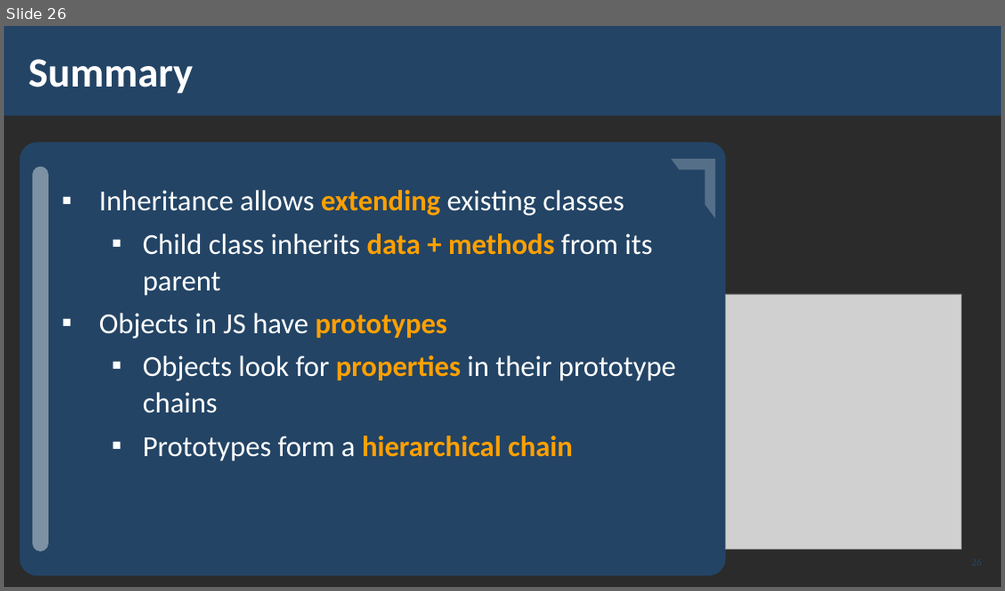
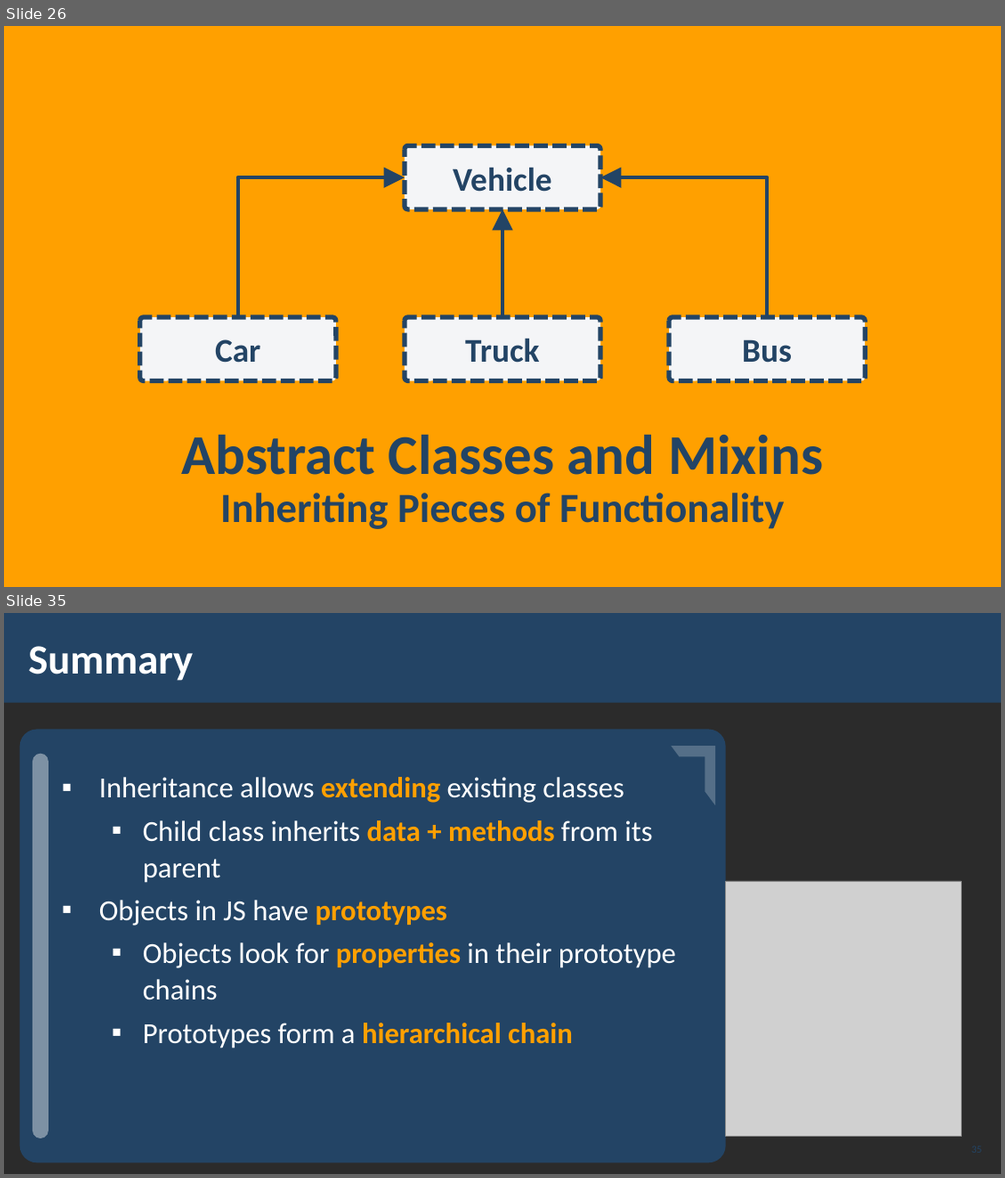
Before and after one commit to pirocorp/JS-Advanced, a slide deck: 06. PROTOTYPES AND INHERITANCE/06. JS-Advanced-Prototypes-and-Inheritance.pptx. Shown one above the other, each under a label of ours: slide 26 before the commit, slides 26 and 35 after it; the slides between them are not shown. The pictures are 1005x591 and 1005x1178 pixels, drawn with LibreOffice and Linux fonts; fonts in the diff are those of the drawing; grey boxes stand for pictures; background and template pictures are left out; a plain dark background stands for a picture behind light text. Boxes give left, top, right and bottom in pixels: in the first picture for what was removed or moved away, otherwise in the second. Text is boxed around its words. In the diff, an @@ line names an element or a change of style, - is before the commit and + after.

```diff
--- a/06. PROTOTYPES AND INHERITANCE/06. JS-Advanced-Prototypes-and-Inheritance.pptx
+++ b/06. PROTOTYPES AND INHERITANCE/06. JS-Advanced-Prototypes-and-Inheritance.pptx
@@ slide 26 added at [4, 26, 1001, 587], background picture (left out) @@
@@ group added at [140, 145, 865, 380]: 4 rounded rectangles, 2 elbow arrows, 1 arrow @@
+Vehicle
+Car
+Truck
+Bus
@@ text added at [182, 434, 823, 475], 54 pt, text #234465, bold @@
+Abstract Classes and Mixins
@@ text added at [220, 492, 784, 529], 40 pt, text #234465, bold @@
+Inheriting Pieces of Functionality
@@ what was slide 26 is now slide 35 @@
```
Also in this commit, not shown: 8 other slides added.
